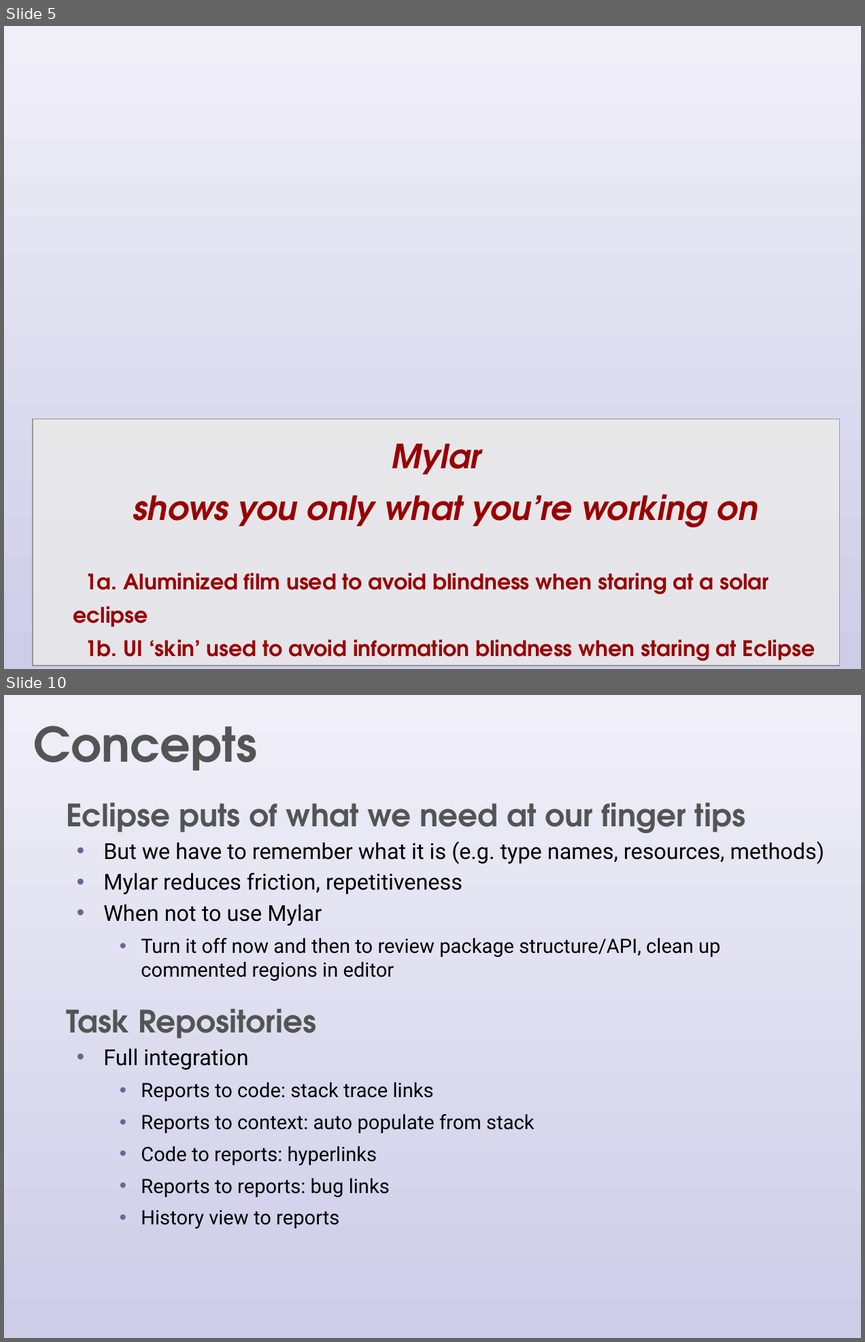
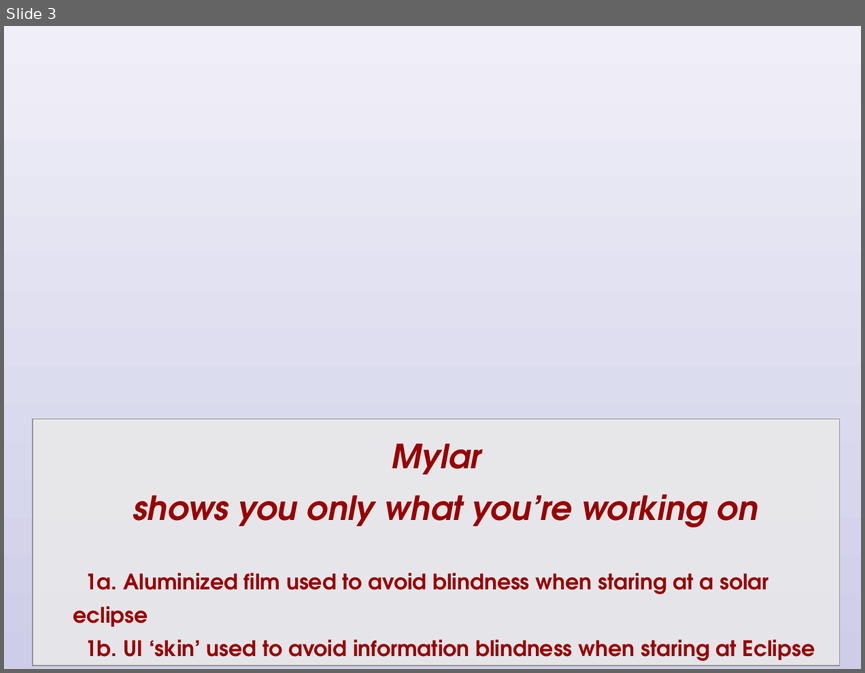
Before and after one commit to eclipse-mylyn/mylyn-website, a slide deck: publications/2006-03-mylar-eclipsecon.ppt. Shown one above the other, each under a label of ours: slides 5 and 10 before the commit, slide 3 after it; the slides between them are not shown. The pictures are 865x1342 and 865x673 pixels, drawn with LibreOffice and Linux fonts; fonts in the diff are those of the drawing; background and template pictures are left out. Boxes give left, top, right and bottom in pixels: in the first picture for what was removed or moved away, otherwise in the second. Text is boxed around its words. In the diff, an @@ line names an element or a change of style, - is before the commit and + after.

Commit message:
Progress on: prepare eclipsecon talk and slides

```diff
--- a/publications/2006-03-mylar-eclipsecon.ppt
+++ b/publications/2006-03-mylar-eclipsecon.ppt
@@ slide 10 removed at bbox=[4, 695, 861, 1338], background #FFFFFF; not listed: 1 template element that a slide beside it also shows @@
@@ title removed at bbox=[34, 726, 258, 770] @@
-Concepts
@@ text removed at bbox=[66, 802, 825, 1228] @@
-  Eclipse puts of what we need at our finger tips
-  • But we have to remember what it is (e.g. type names, resources, methods)
-  • Mylar reduces friction, repetitiveness
-  • When not to use Mylar
-    • Turn it off now and then to review package structure/API, clean up commented regions in editor
-  Task Repositories
-  • Full integration
-    • Reports to code: stack trace links
-    • Reports to context: auto populate from stack
-    • Code to reports: hyperlinks
-    • Reports to reports: bug links
-    • History view to reports
@@ what was slide 5 is now slide 3 @@
```
Also in this commit, not shown: 4 slides changed, 14 slides added, 14 other slides removed.
